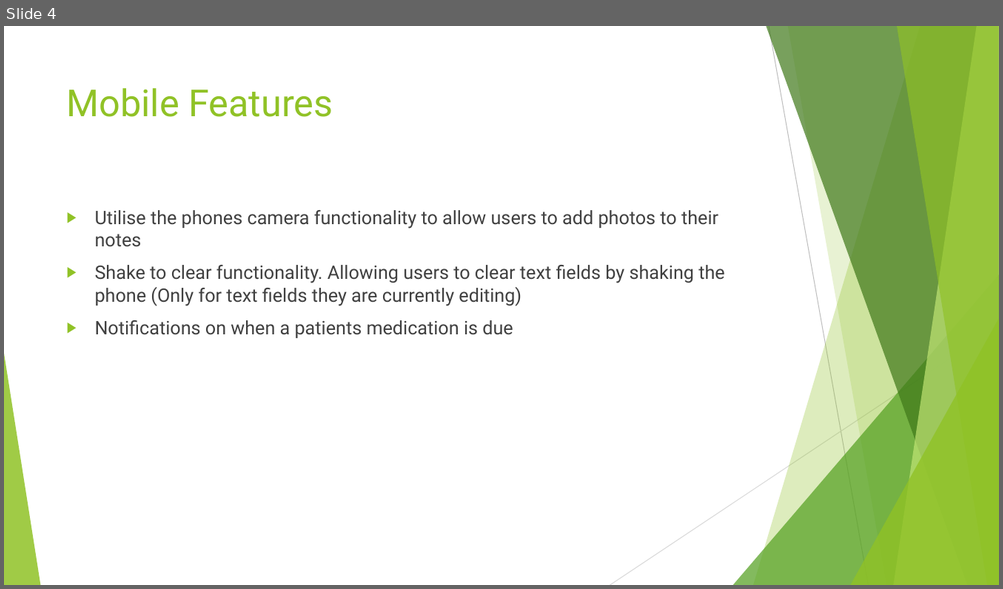
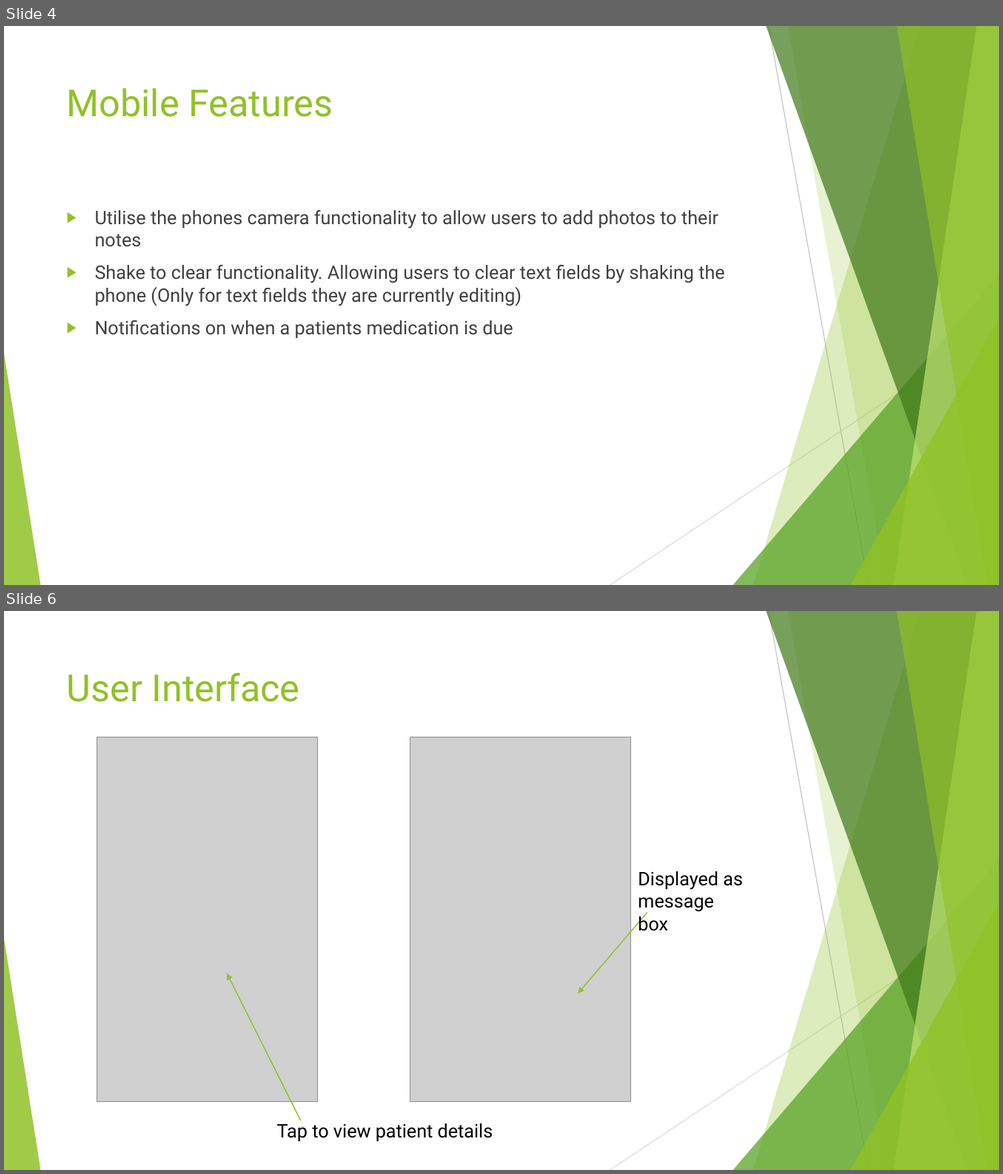
Before and after one commit to jjvanvuren/MediClip, a slide deck: MediClip Presentation.pptx. Shown one above the other, each under a label of ours: slide 4 before the commit, slides 4 and 6 after it; the slides between them are not shown. The pictures are 1003x589 and 1003x1174 pixels, drawn with LibreOffice and Linux fonts; fonts in the diff are those of the drawing; grey boxes stand for pictures. Boxes give left, top, right and bottom in pixels: in the first picture for what was removed or moved away, otherwise in the second. Text is boxed around its words. In the diff, an @@ line names an element or a change of style, - is before the commit and + after.

```diff
--- a/MediClip Presentation.pptx
+++ b/MediClip Presentation.pptx
@@ slide 6 added at (x1=4, y1=611, x2=999, y2=1170), background #FFFFFF; not listed: 10 template elements that a slide beside it also shows @@
@@ title added at (x1=67, y1=672, x2=300, y2=702), 36 pt, text #90C226 @@
+User Interface
@@ picture added at (x1=96, y1=737, x2=317, y2=1102) @@
@@ picture added at (x1=410, y1=737, x2=631, y2=1102) @@
@@ text added at (x1=637, y1=871, x2=743, y2=931), 18 pt, text #000000 @@
+Displayed as message
+box
@@ arrow added from (647, 913) to (578, 994), #90C226 1 pt @@
@@ arrow added from (300, 1121) to (227, 974), #90C226 1 pt @@
@@ text added at (x1=277, y1=1121, x2=493, y2=1142), 18 pt, text #000000 @@
+Tap to view patient details
```
Also in this commit, not shown: 1 slide changed, 2 other slides added.
